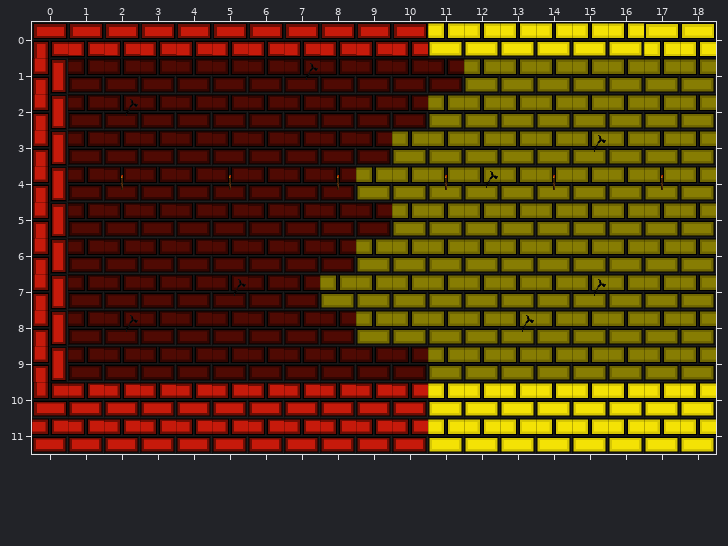
Two versions of a level (Tiled map, Content/Maps/transition_4_5.tmx). Above: the version before the commit.
Cells are 45x45 px. Shown: x 0..18, y 0..11.
The same view after the edit:
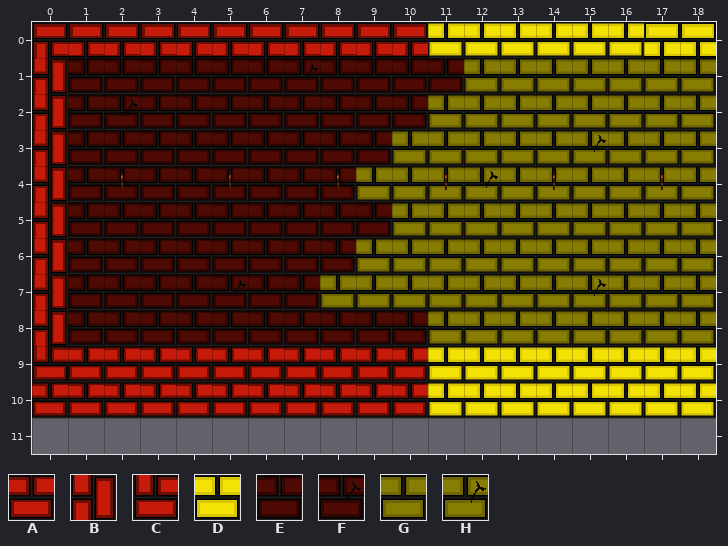
Key: from "briques sol": A 0, B 1, C 4 flipped left-right, D 32; from "briques_fond": E 0, F 1, G 12, H 13.
_ is an empty cell.
The edit:
Layer "briques":
The author changed tile C to tile A in row 10 at x 0.
The author changed tile E to tile A in row 9 at x 1 to 10.
The author changed tile B to tile C in row 9 at x 0.
The author changed tile G to tile D in row 9 at x 11 to 18.
The author changed tile F to tile E in row 8 at x 2.
The author changed tile G to tile E in row 8 at x 9 to 10.
The author changed tile H to tile G in row 8 at x 13.
Tile A is gone in row 11 at x 0 to 10.
Tile D is gone in row 11 at x 11 to 18.
Boxes around the changes in both pictures, in picture pixels (x1, y1, x2, y2):
changed: (32, 311, 716, 454)
